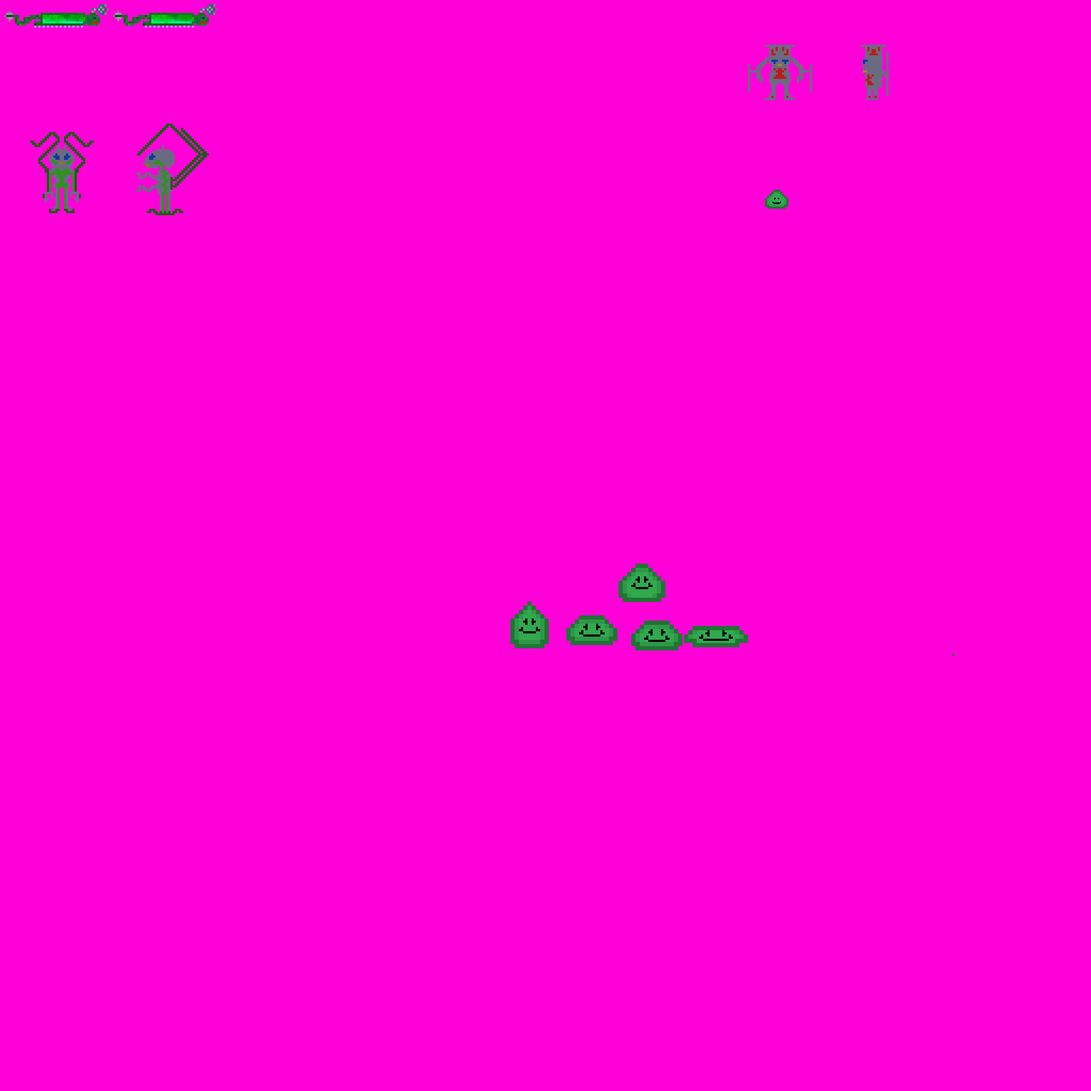
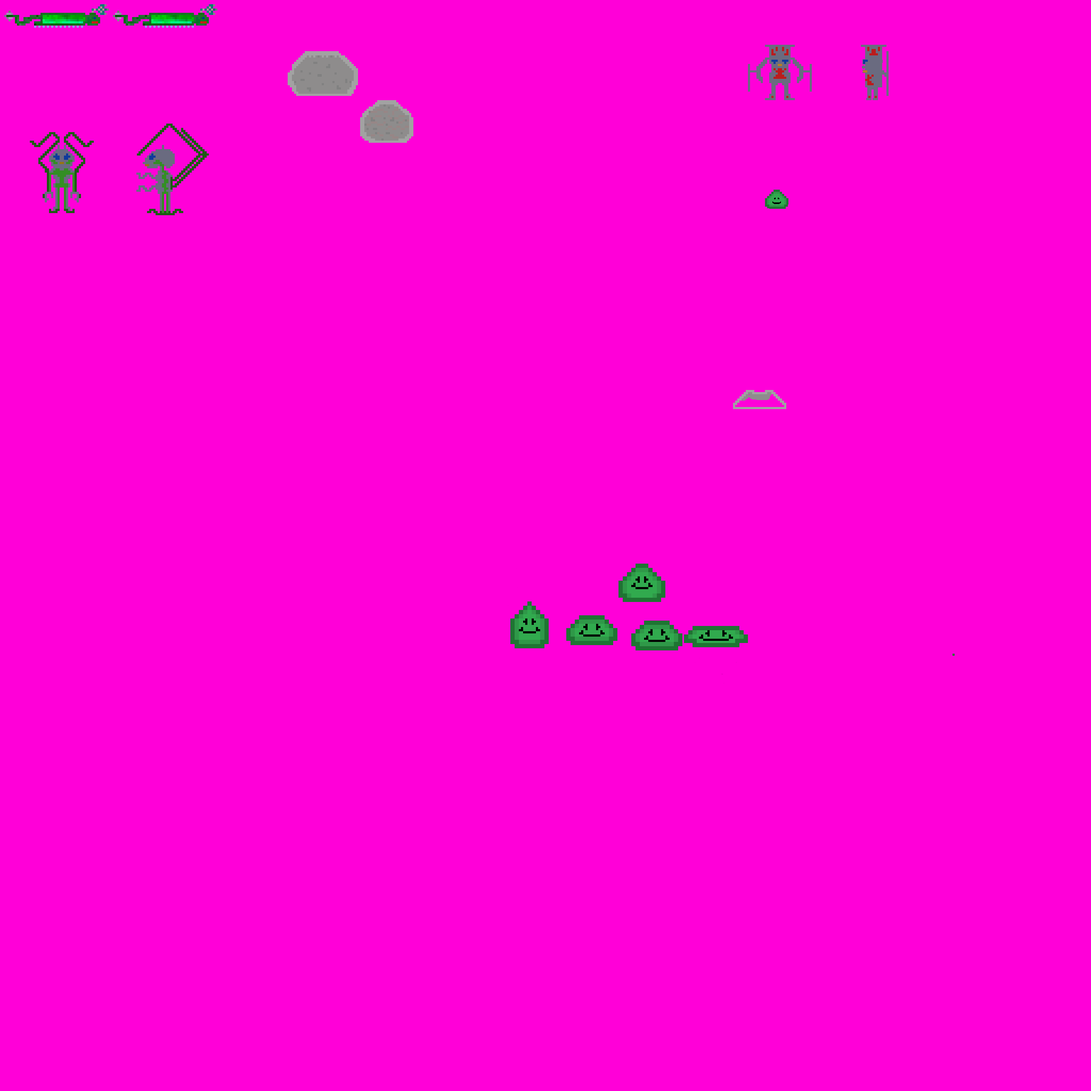
Revision of a layered 1091x1091 image; what changed, layer by layer:
added layer "Layer 6" above "Layer 5" over bbox(733, 390, 787, 410)
added layer "Layer 5" above "Layer 4" over bbox(360, 100, 414, 143)
added layer "Layer 4" above "Slime animation 5" over bbox(287, 51, 359, 97)
